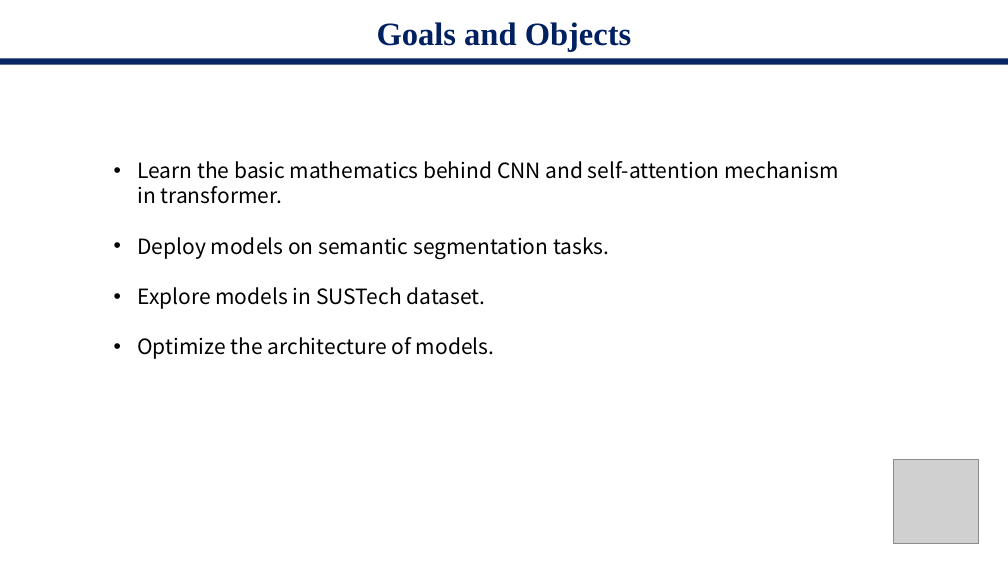
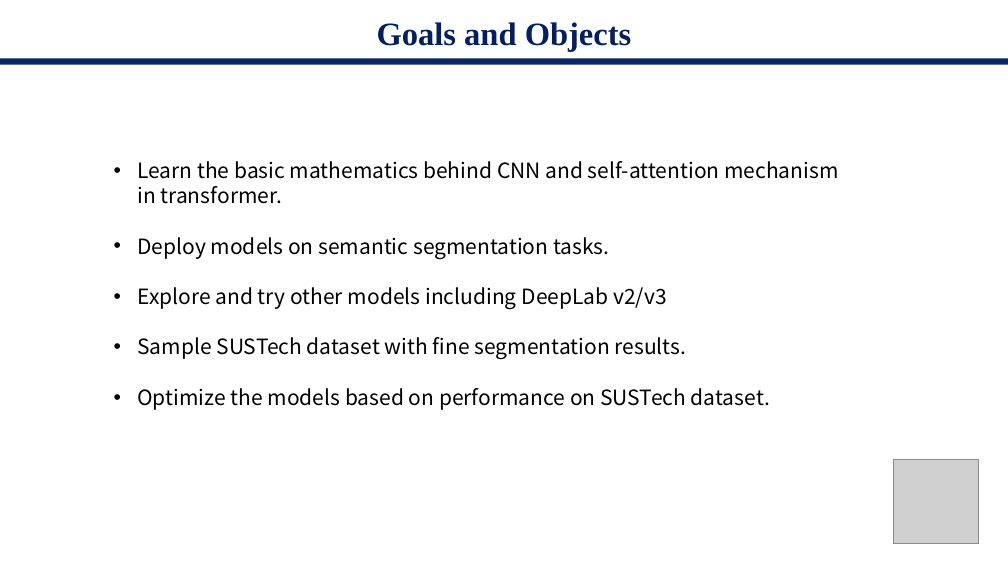
Before and after one commit to starga2er777/CS405_Project_SUSTech, a slide deck: slide 16 of proposal.pptx (slide 14 before the commit). Drawn at 1008x567 pixels with LibreOffice and Linux fonts; fonts in the diff are those of the drawing; grey boxes stand for pictures. Boxes give left, top, right and bottom in pixels: in the first picture for what was removed or moved away, otherwise in the second. Text is boxed around its words. In the diff, an @@ line names an element or a change of style, - is before the commit and + after.

```diff
--- a/proposal.pptx
+++ b/proposal.pptx
@@ text at bbox=[137, 287, 770, 410]: text changed @@
-• Explore models in SUSTech dataset.
-• Optimize the architecture of models.
+• Explore and try other models including DeepLab v2/v3
+• Sample SUSTech dataset with fine segmentation results.
+• Optimize the models based on performance on SUSTech dataset.
```
Also in this commit, not shown: 4 other slides changed, 3 slides added, 1 slide removed.
